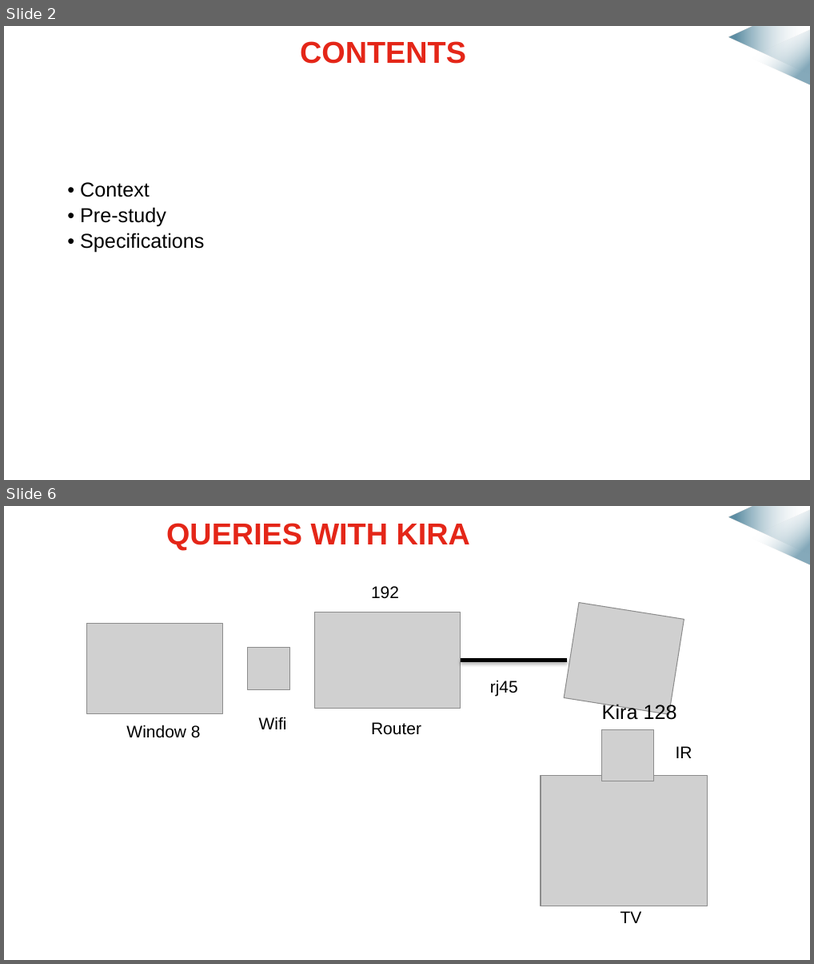
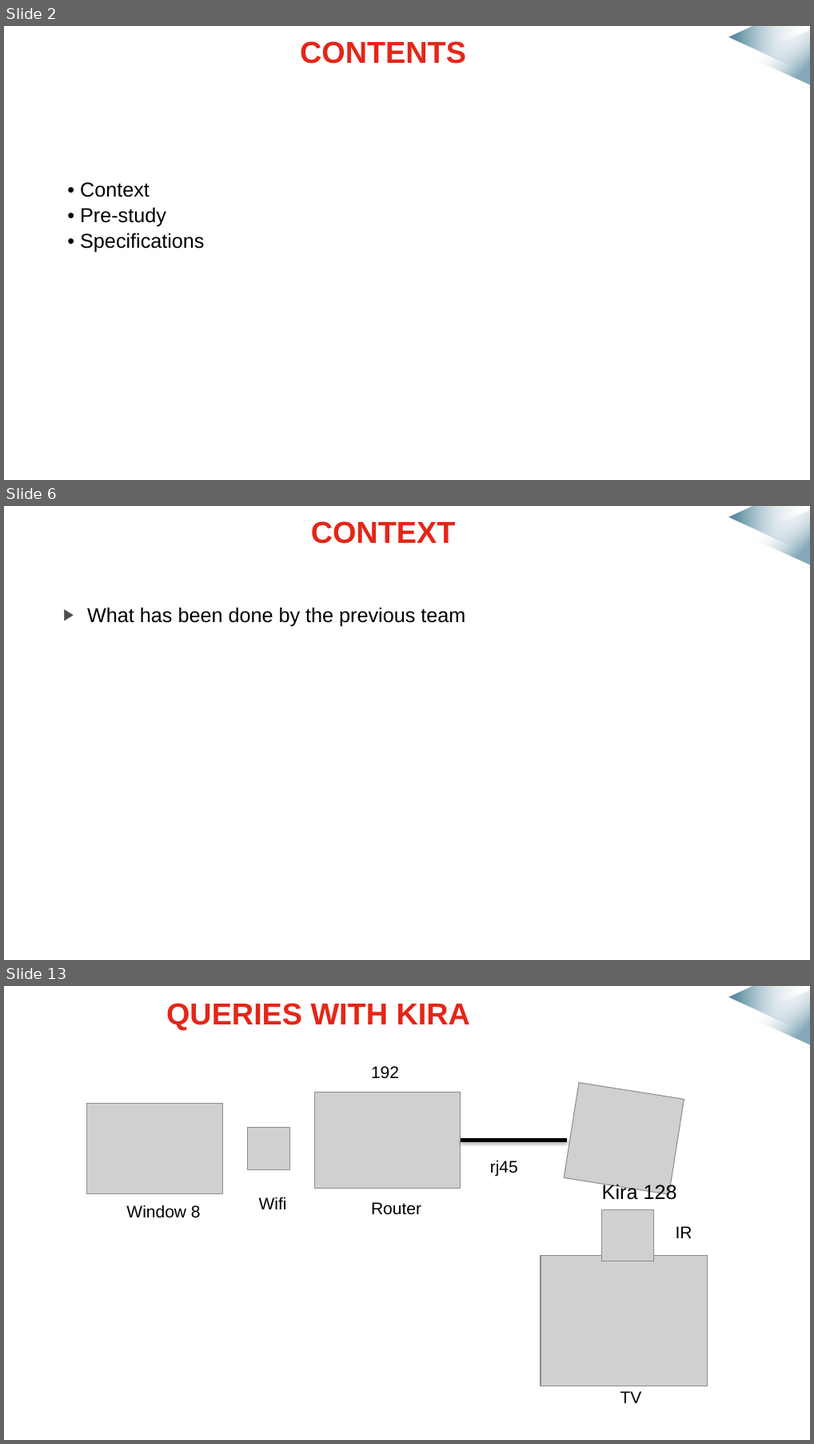
Before and after one commit to mmeven/EP_Domotique_Tablette, a slide deck: Rendu/Diapo_prototype_janvier.pptx. Shown one above the other, each under a label of ours: slides 2 and 6 before the commit, slides 2, 6 and 13 after it; the slides between them are not shown. The pictures are 814x964 and 814x1444 pixels, drawn with LibreOffice and Linux fonts; fonts in the diff are those of the drawing; grey boxes stand for pictures; background and template pictures are left out. Boxes give left, top, right and bottom in pixels: in the first picture for what was removed or moved away, otherwise in the second. Text is boxed around its words. In the diff, an @@ line names an element or a change of style, - is before the commit and + after.

```diff
--- a/Rendu/Diapo_prototype_janvier.pptx
+++ b/Rendu/Diapo_prototype_janvier.pptx
@@ slide 6 added at [4,506,810,960], background #FFFFFF; not listed: 2 template elements that a slide beside it also shows @@
@@ title added at [311,521,456,544], 27 pt, text #E42618, bold @@
+CONTEXT
@@ text added at [87,607,466,626], 18 pt, text #000000 @@
+▶ What has been done by the previous team
@@ what was slide 6 is now slide 13 @@
```
Also in this commit, not shown: 4 slides changed, 8 other slides added.
